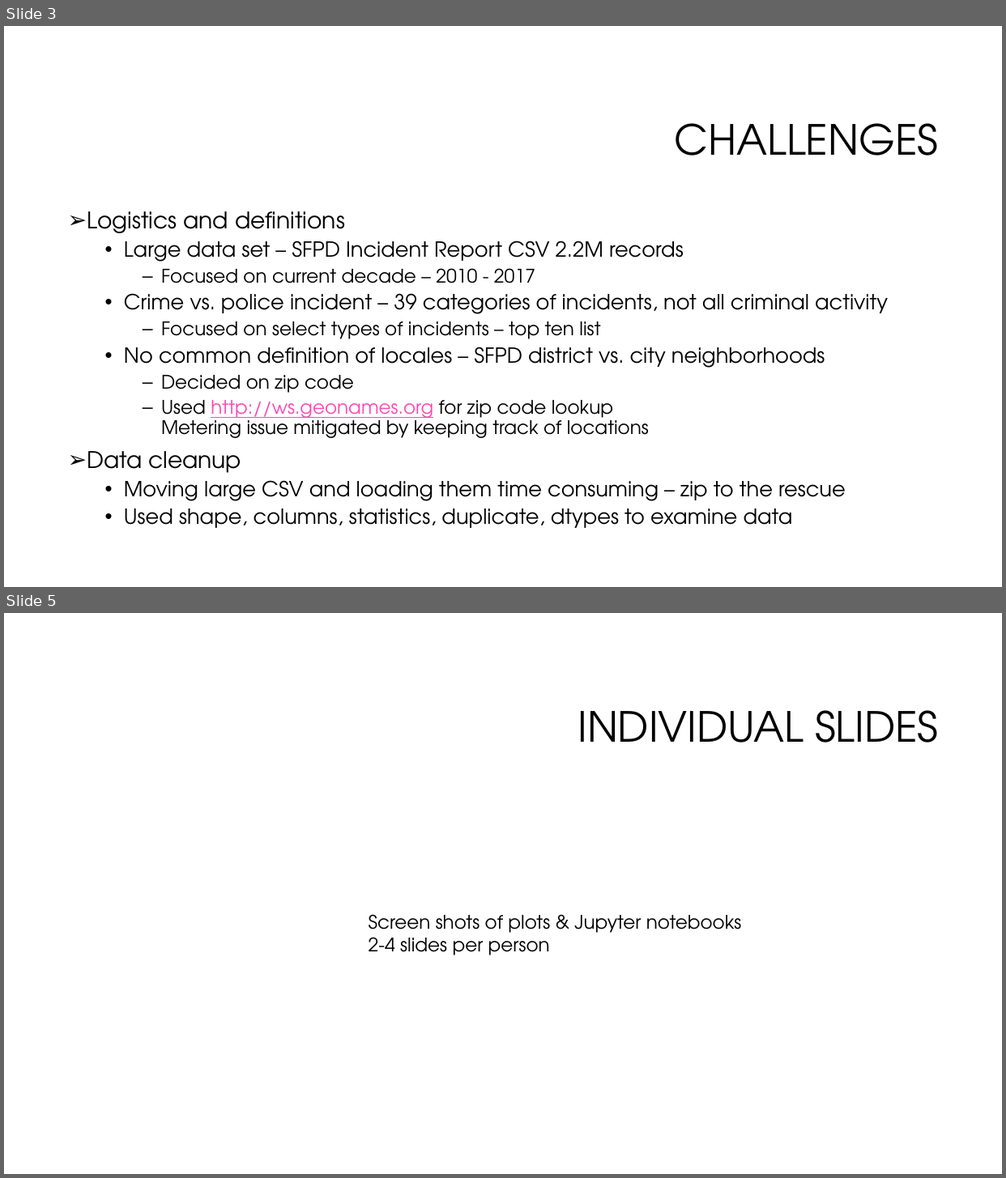
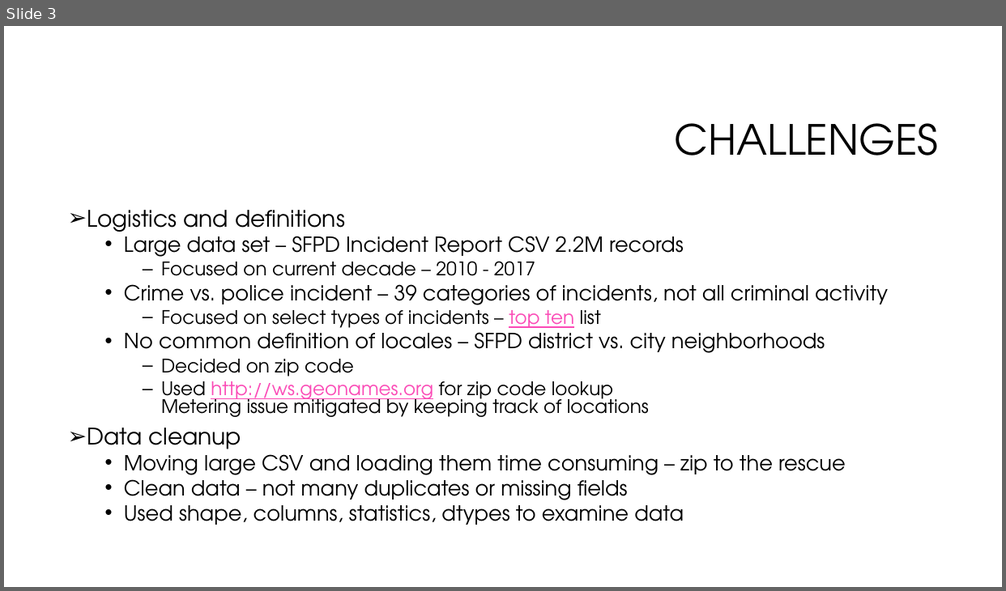
Before and after one commit to rayraysheng/san-francisco-police-incidents-2010-to-2017, a slide deck: Presentation.pptx. Shown one above the other, each under a label of ours: slides 3 and 5 before the commit, slide 3 after it; the slides between them are not shown. The pictures are 1006x1178 and 1006x591 pixels, drawn with LibreOffice and Linux fonts; fonts in the diff are those of the drawing; background and template pictures are left out. Boxes give left, top, right and bottom in pixels: in the first picture for what was removed or moved away, otherwise in the second. Text is boxed around its words. In the diff, an @@ line names an element or a change of style, - is before the commit and + after.

```diff
--- a/Presentation.pptx
+++ b/Presentation.pptx
@@ slide 5 removed at <box>4,613,1002,1174</box>, background #FFFFFF @@
@@ title removed at <box>577,710,938,743</box> @@
-INDIVIDUAL SLIDES
@@ text removed at <box>368,914,742,956</box> @@
-Screen shots of plots & Jupyter notebooks
-2-4 slides per person
@@ slide 3 changed as well @@
@@ text at <box>87,210,888,480</box>: text colour #000000 to #FB4AB6, underline on in "top ten"; line spacing 0.9 to 0.8 @@
@@ text at <box>124,474,684,525</box>: text changed @@
-  • Used shape, columns, statistics, duplicate, dtypes to examine data
+  • Clean data – not many duplicates or missing fields
+  • Used shape, columns, statistics, dtypes to examine data
```
Also in this commit, not shown: 4 other slides changed, 13 slides added, 1 other slide removed.
